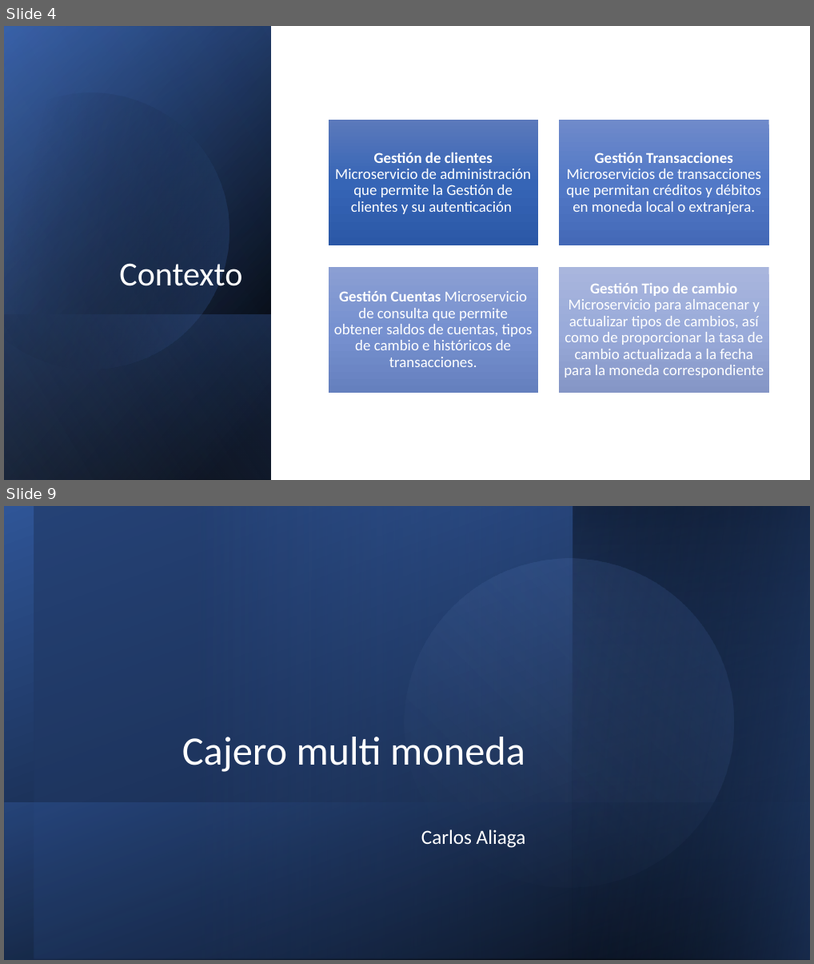
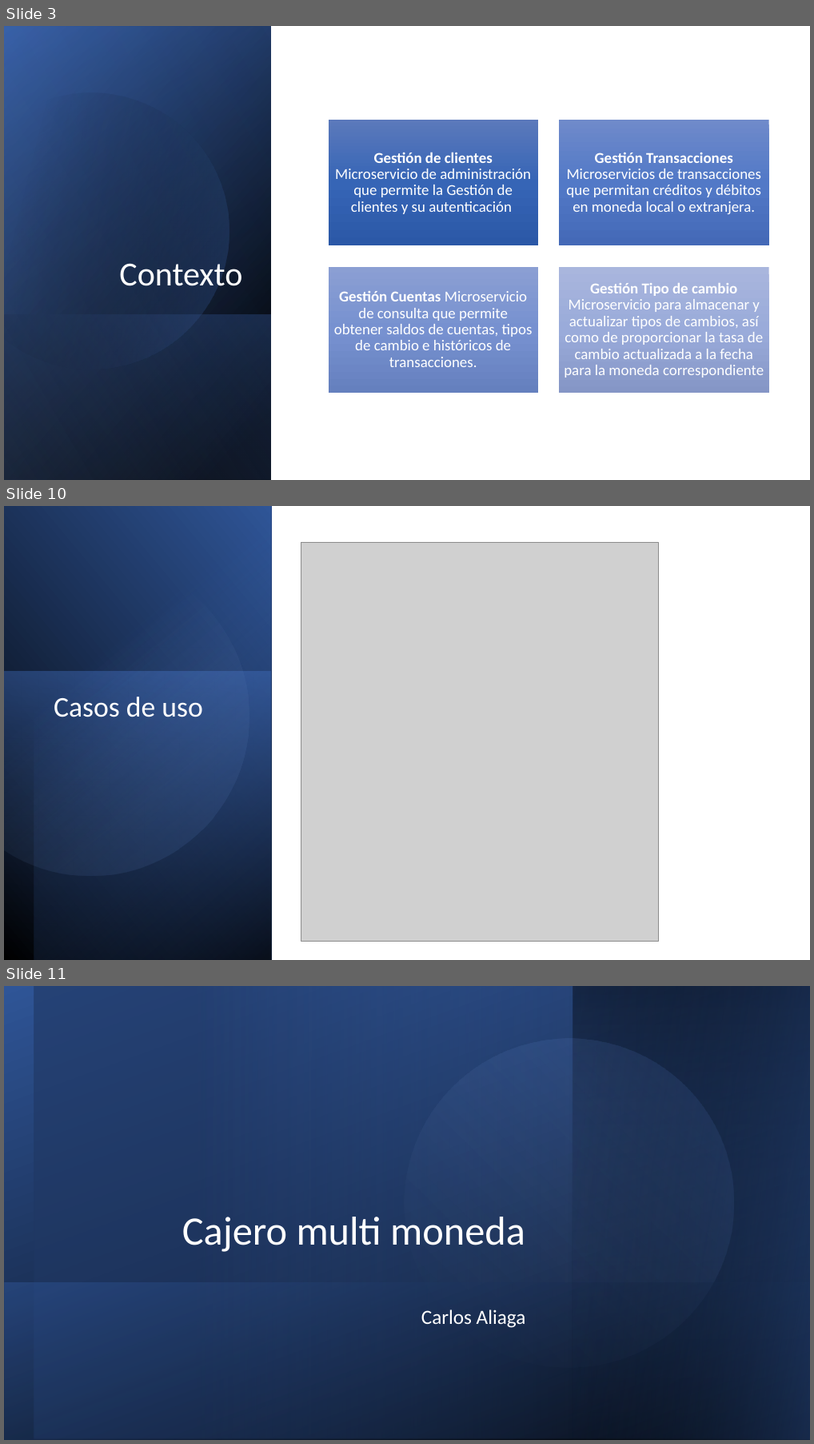
Before and after one commit to carlos-aliaga/ATM, a slide deck: docs/Cajero multi moneda.pptx. Shown one above the other, each under a label of ours: slides 4 and 9 before the commit, slides 3, 10 and 11 after it; the slides between them are not shown. The pictures are 814x964 and 814x1444 pixels, drawn with LibreOffice and Linux fonts; fonts in the diff are those of the drawing; grey boxes stand for pictures. Boxes give left, top, right and bottom in pixels: in the first picture for what was removed or moved away, otherwise in the second. Text is boxed around its words. In the diff, an @@ line names an element or a change of style, - is before the commit and + after.

```diff
--- a/docs/Cajero multi moneda.pptx
+++ b/docs/Cajero multi moneda.pptx
@@ slide 10 added at (4, 506, 810, 960), background #FFFFFF @@
@@ rectangle added at (4, 506, 271, 960), fill gradient #000000 to #2F5597 @@
@@ rectangle added at (34, 506, 271, 960), fill gradient #000000 to #4472C4 @@
@@ freeform shape added at (4, 537, 278, 904), fill gradient #8FAADC to #2F5597 @@
@@ picture added at (302, 542, 659, 941) @@
@@ rectangle added at (4, 672, 271, 960), fill gradient #4472C4 to #203864 @@
@@ title added at (54, 696, 202, 717), 34 pt, text #FFFFFF @@
+Casos de uso
@@ what was slide 4 is now slide 3 @@
@@ what was slide 9 is now slide 11 @@
```
Also in this commit, not shown: 4 slides changed, 2 other slides added, 1 slide removed, 1 other file.
